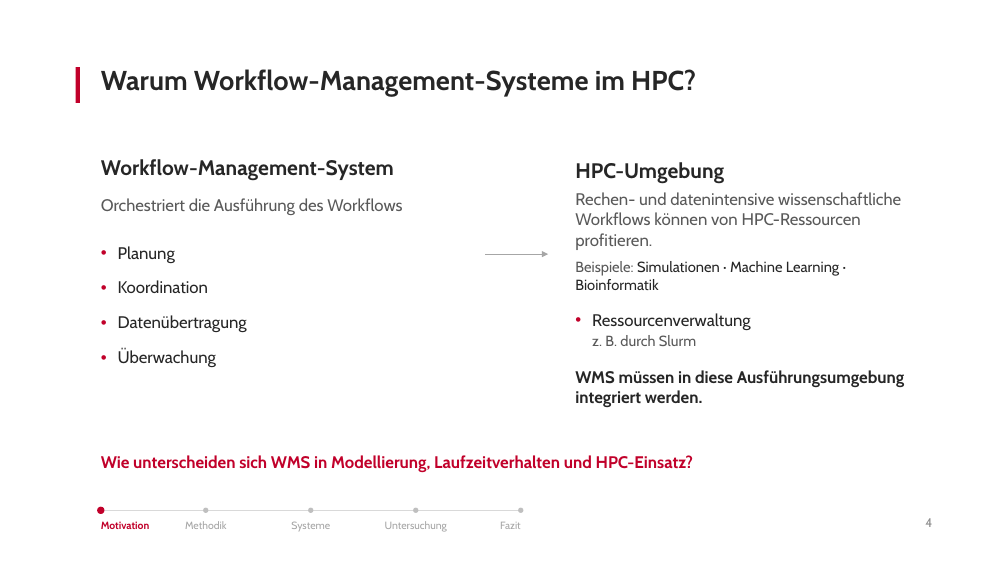
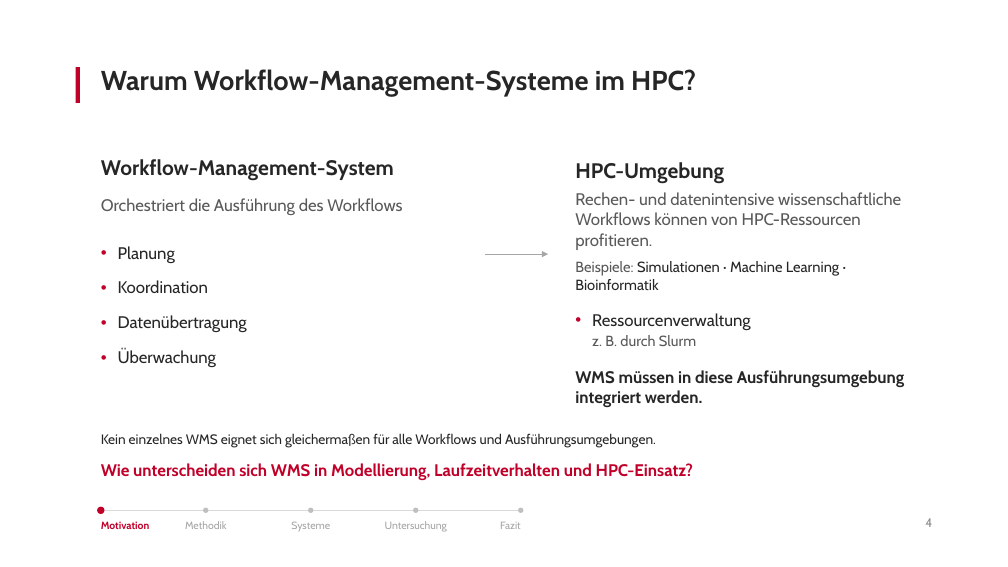
Before and after one commit to antahiri/bachelorarbeit-wms, a slide deck: slide 4 of Präsentation-Kolloqium.pptx. Drawn at 1008x567 pixels with LibreOffice and Linux fonts; fonts in the diff are those of the drawing. Boxes give left, top, right and bottom in pixels: in the first picture for what was removed or moved away, otherwise in the second. Text is boxed around its words. In the diff, an @@ line names an element or a change of style, - is before the commit and + after.

```diff
--- a/Präsentation-Kolloqium.pptx
+++ b/Präsentation-Kolloqium.pptx
@@ text added at <box>101,433,656,448</box>, 13 pt, text #262626 @@
+Kein einzelnes WMS eignet sich gleichermaßen für alle Workflows und Ausführungsumgebungen.
@@ text "Wie unterscheiden sich WMS in ...": place and size @@
-text "Wie unterscheiden sich WMS in ..." at <box>101,455,694,472</box>
+text "Wie unterscheiden sich WMS in ..." at <box>101,463,694,480</box>
```
Also in this commit, not shown: 1 other slide changed.
